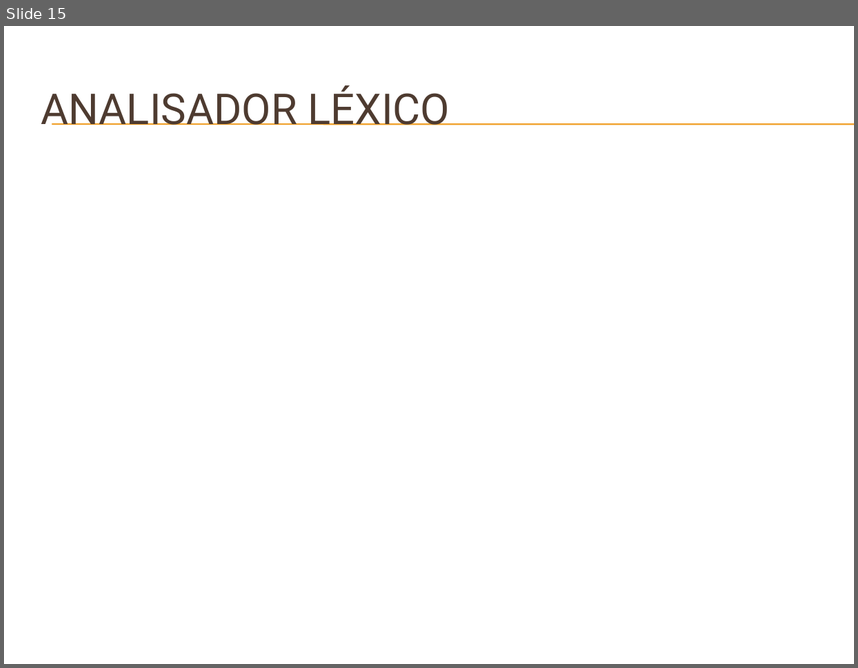
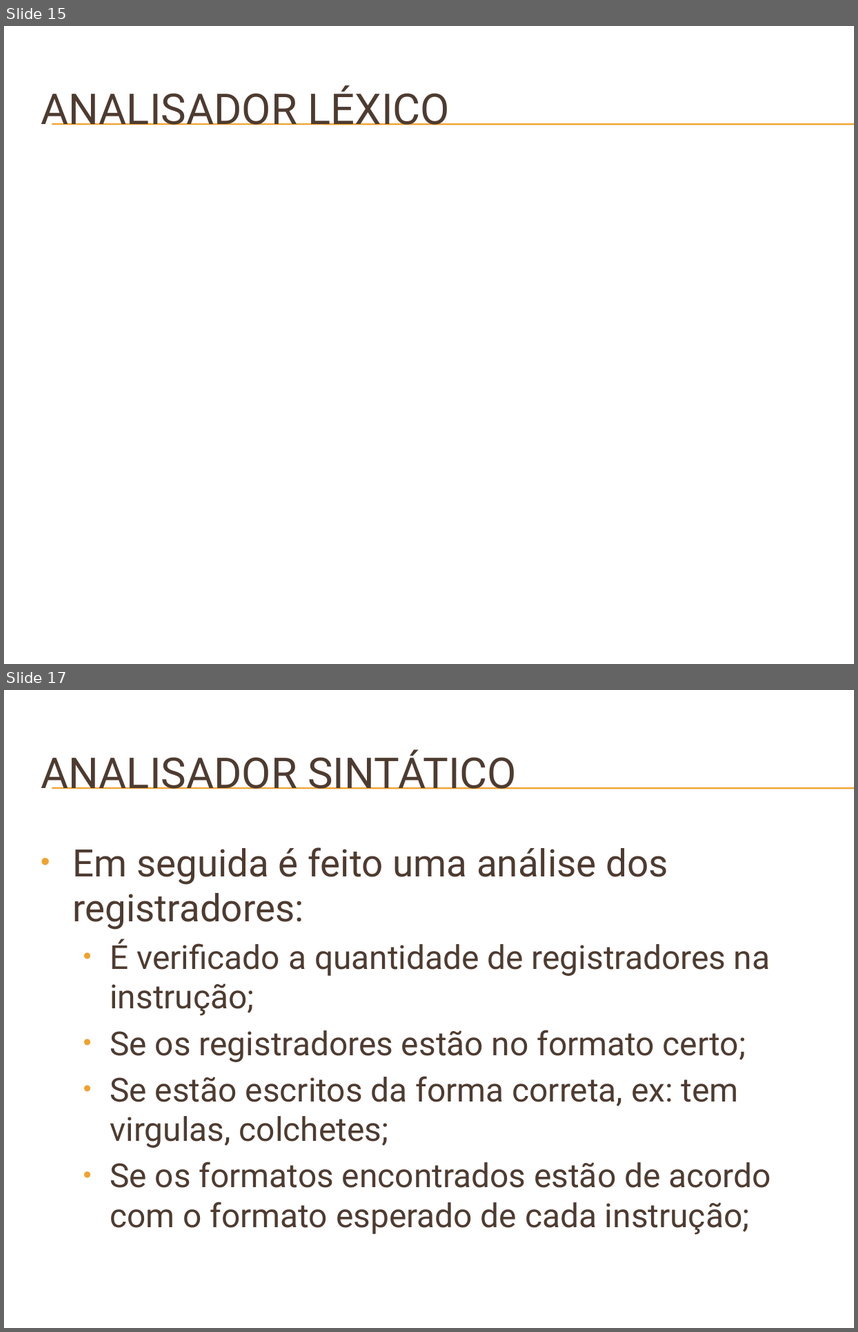
Before and after one commit to badershs/mips-assembler-unb, a slide deck: doc/Apresentação do GMAG – Software Básico.pptx. Shown one above the other, each under a label of ours: slide 15 before the commit, slides 15 and 17 after it; the slides between them are not shown. The pictures are 858x668 and 858x1332 pixels, drawn with LibreOffice and Linux fonts; fonts in the diff are those of the drawing; background and template pictures are left out. Boxes give left, top, right and bottom in pixels: in the first picture for what was removed or moved away, otherwise in the second. Text is boxed around its words. In the diff, an @@ line names an element or a change of style, - is before the commit and + after.

Commit message:
Fiz a parte da apresentação com relação ao analisador sintático, se quiserem complementar alguma coisa, ou se quiserem que eu faça mais coisas é só avisar.

```diff
--- a/doc/Apresentação do GMAG – Software Básico.pptx
+++ b/doc/Apresentação do GMAG – Software Básico.pptx
@@ slide 17 added at [4,690,854,1328], background picture (left out); not listed: 2 template elements that a slide beside it also shows @@
@@ title added at [41,749,517,789], 36 pt, text #4E3B30 @@
+ANALISADOR SINTÁTICO
@@ text added at [72,847,771,1234], 28 pt, text #4E3B30 @@
+• Em seguida é feito uma análise dos registradores:
+  • É verificado a quantidade de registradores na instrução;
+  • Se os registradores estão no formato certo;
+  • Se estão escritos da forma correta, ex: tem virgulas, colchetes;
+  • Se os formatos encontrados estão de acordo com o formato esperado de cada instrução;
```
Also in this commit, not shown: 2 other slides added.
